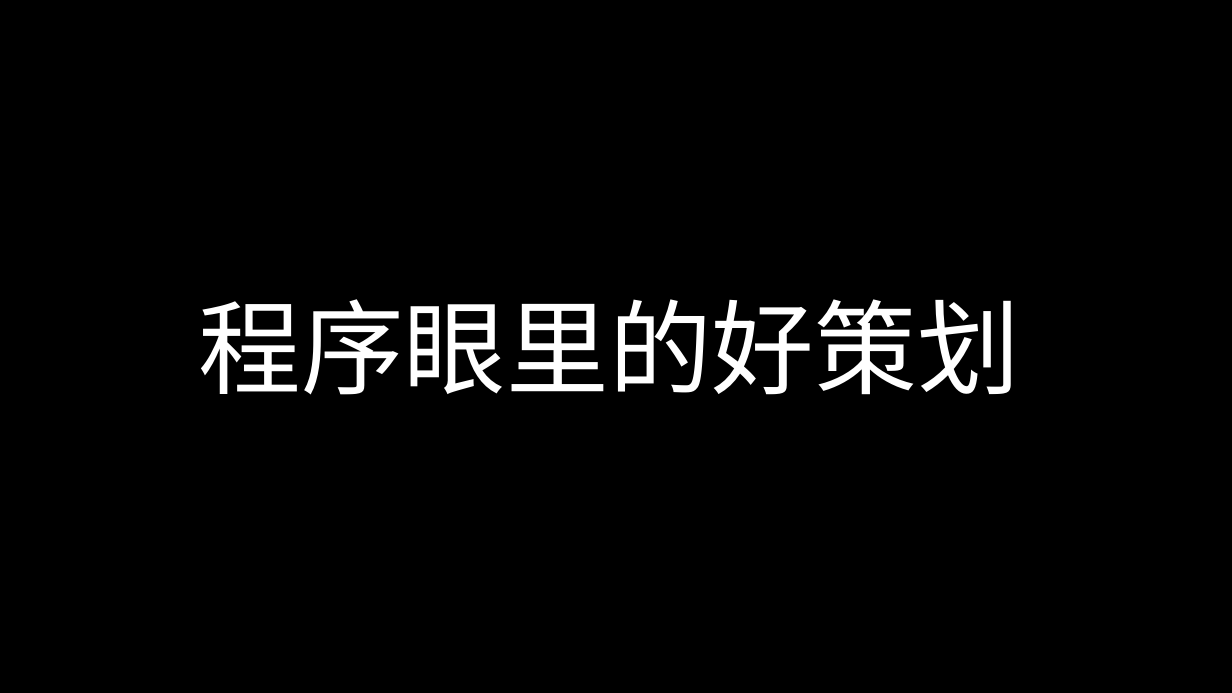
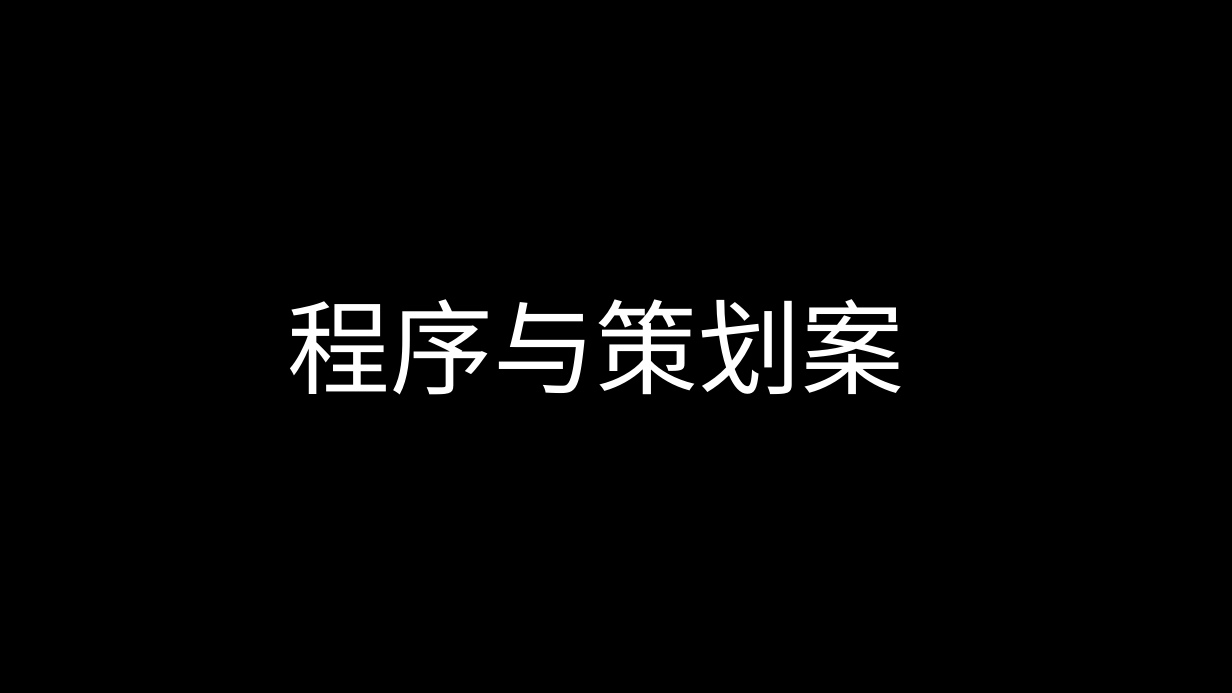
Before and after one commit to albertclass/Lessons, a slide deck: slide 18 of communication/策划与程序沟通技巧.pptx (slide 17 before the commit). Drawn at 1232x693 pixels with LibreOffice and Linux fonts; fonts in the diff are those of the drawing; background and template pictures are left out. Boxes give left, top, right and bottom in pixels: in the first picture for what was removed or moved away, otherwise in the second. Text is boxed around its words. In the diff, an @@ line names an element or a change of style, - is before the commit and + after.

```diff
--- a/communication/策划与程序沟通技巧.pptx
+++ b/communication/策划与程序沟通技巧.pptx
@@ text at (288,299,904,395): text changed @@
-程序眼里的好策划
+程序与策划案
```
Also in this commit, not shown: 1 other slide changed, 6 slides added, 3 slides removed.
